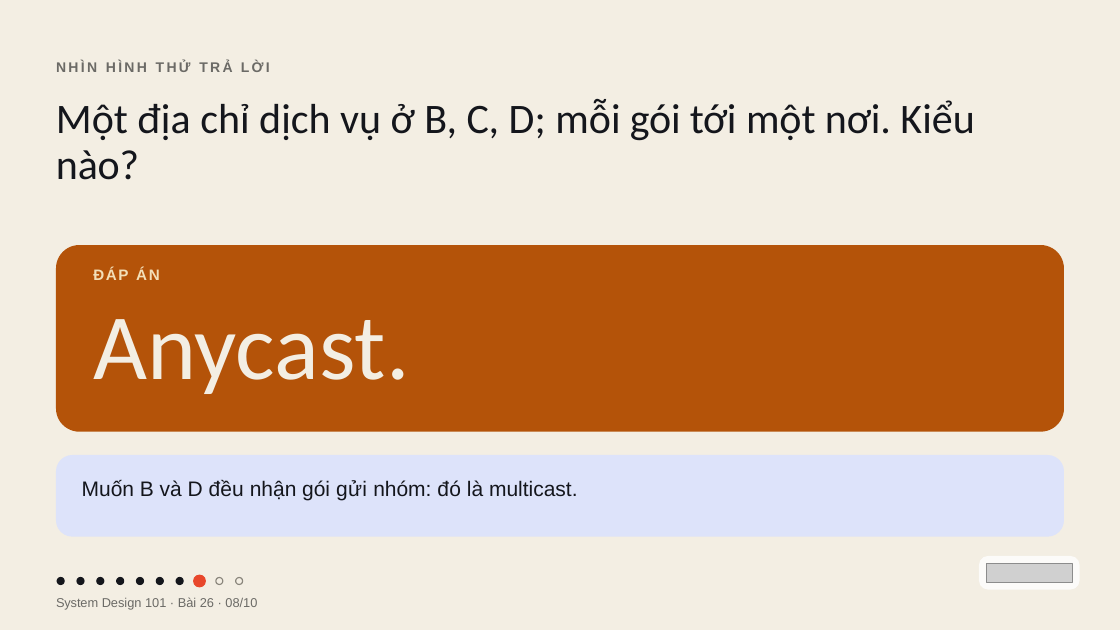
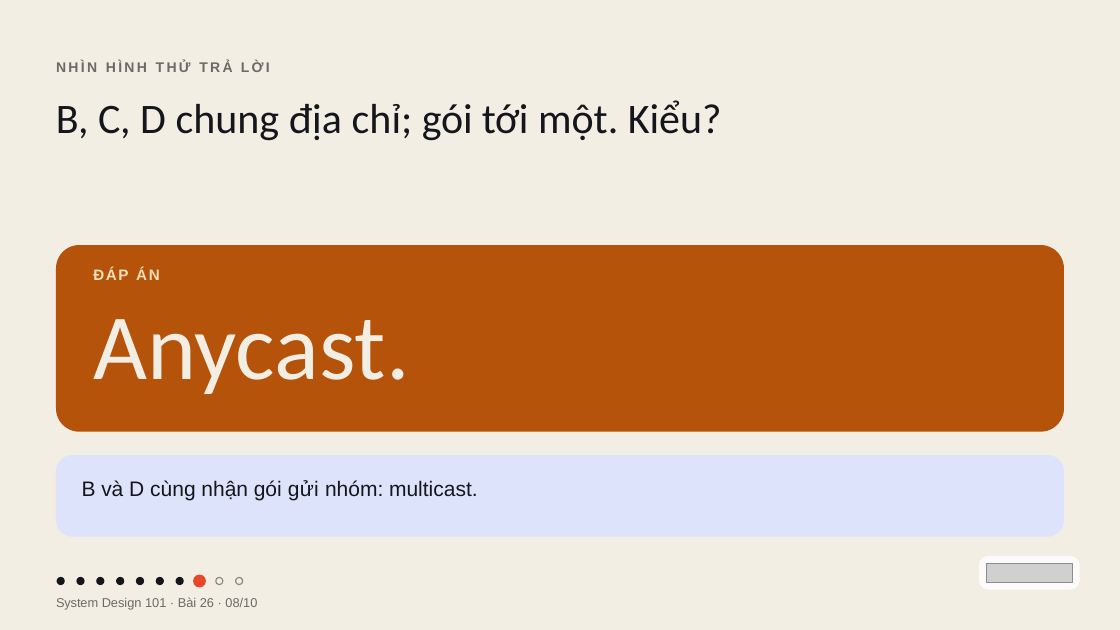
Before and after one commit to vohoailinh90/tool-marketing-studio, a slide deck: slide 8 of system-design-101/vi/lessons/sd-01-026/slides/sd-01-026.pptx. Drawn at 1120x630 pixels with LibreOffice and Linux fonts; fonts in the diff are those of the drawing; grey boxes stand for pictures. Boxes give left, top, right and bottom in pixels: in the first picture for what was removed or moved away, otherwise in the second. Text is boxed around its words. In the diff, an @@ line names an element or a change of style, - is before the commit and + after.

```diff
--- a/system-design-101/vi/lessons/sd-01-026/slides/sd-01-026.pptx
+++ b/system-design-101/vi/lessons/sd-01-026/slides/sd-01-026.pptx
@@ text at (x1=56, y1=100, x2=722, y2=141): text changed @@
-Một địa chỉ dịch vụ ở B, C, D; mỗi gói tới một nơi. Kiểu nào?
+B, C, D chung địa chỉ; gói tới một. Kiểu?
@@ text at (x1=82, y1=480, x2=478, y2=500): text changed @@
-Muốn B và D đều nhận gói gửi nhóm: đó là multicast.
+B và D cùng nhận gói gửi nhóm: multicast.
```
Also in this commit, not shown: 3 other slides changed, 4 other files.
